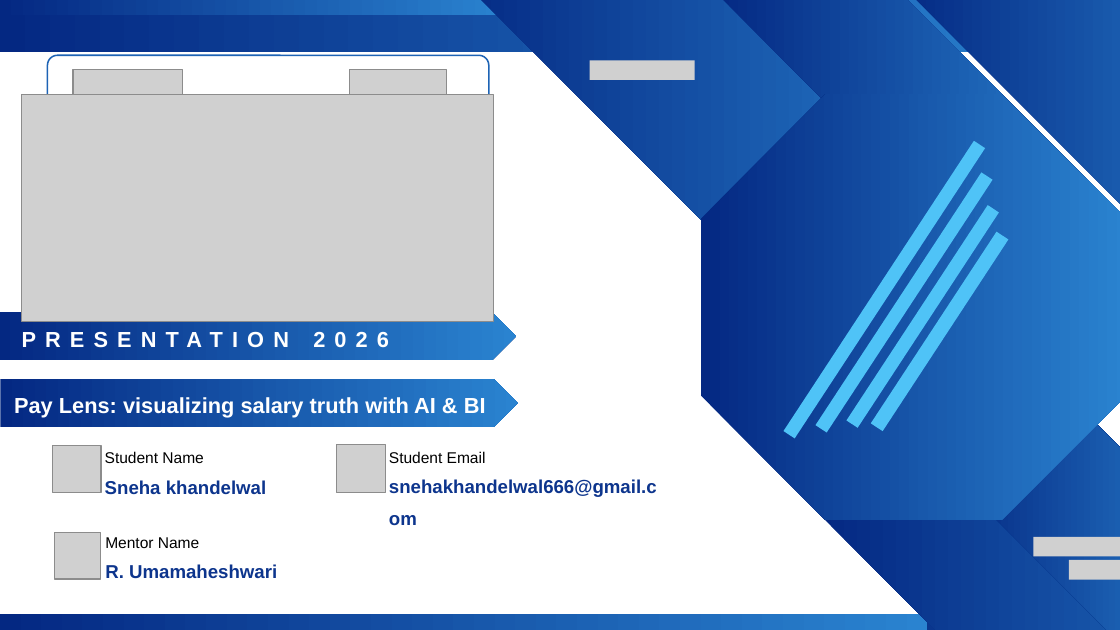
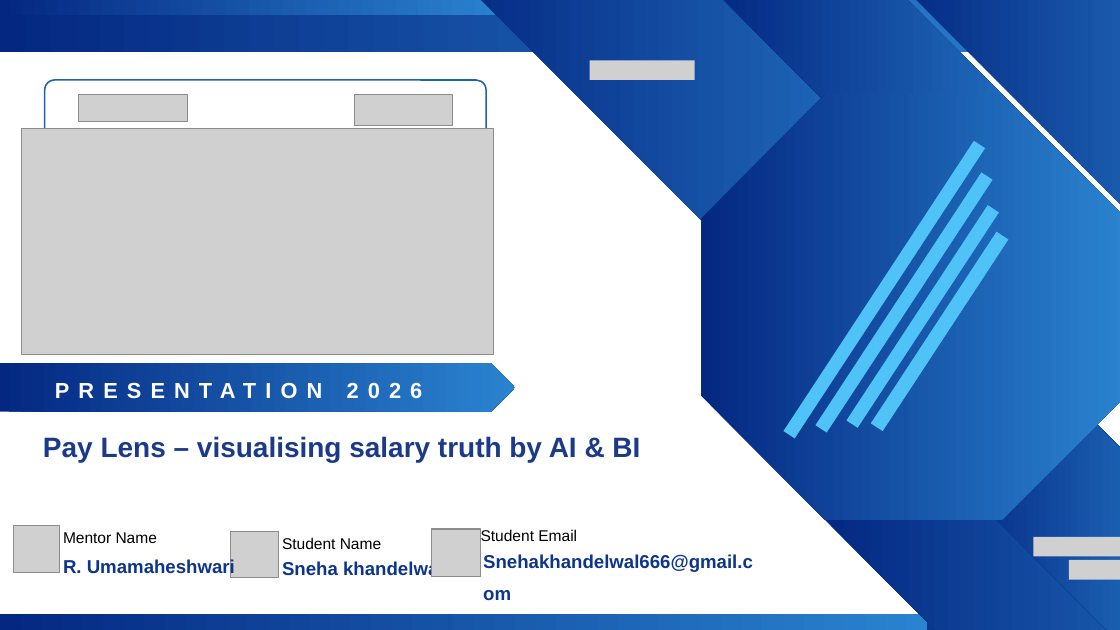
Before and after one commit to snehakhandelwal666-cmyk/sneha_project, a slide deck: slide 1 of PAY LENS - VISUALISING SALARY TRUTH WITH BI & AI.pptx. Drawn at 1120x630 pixels with LibreOffice and Linux fonts; fonts in the diff are those of the drawing; grey boxes stand for pictures; background and template pictures are left out. Boxes give left, top, right and bottom in pixels: in the first picture for what was removed or moved away, otherwise in the second. Text is boxed around its words. In the diff, an @@ line names an element or a change of style, - is before the commit and + after.

```diff
--- a/PAY LENS - VISUALISING SALARY TRUTH WITH BI & AI.pptx
+++ b/PAY LENS - VISUALISING SALARY TRUTH WITH BI & AI.pptx
@@ rounded rectangle: place and size @@
-rounded rectangle at (47, 55, 488, 114)
+rounded rectangle at (45, 80, 486, 139)
@@ picture: place and size @@
-picture at (73, 69, 183, 96)
+picture at (78, 94, 188, 121)
@@ picture: place and size @@
-picture at (349, 69, 447, 101)
+picture at (355, 94, 452, 125)
@@ picture: place and size @@
-picture at (21, 95, 494, 321)
+picture at (21, 128, 494, 354)
@@ freeform shape: place and size @@
-freeform shape at (0, 312, 516, 361)
+freeform shape at (0, 363, 515, 411)
@@ freeform shape removed at (0, 379, 517, 427) @@
@@ text "PRESENTATION 2026": place and size @@
-text "PRESENTATION 2026" at (21, 321, 488, 348)
+text "PRESENTATION 2026" at (55, 373, 522, 400)
@@ text at (43, 436, 640, 462): text changed; size 14 to 18 pt; text colour #FFFFFF to #1B3A8A @@
-Pay Lens: visualizing salary truth with AI & BI
+Pay Lens – visualising salary truth by AI & BI
@@ picture: place and size @@
-picture at (53, 446, 101, 493)
+picture at (230, 531, 278, 578)
@@ text "Student Name": place and size @@
-text "Student Name" at (105, 451, 203, 463)
+text "Student Name" at (282, 537, 381, 549)
@@ picture: place and size @@
-picture at (336, 445, 385, 493)
+picture at (431, 529, 480, 577)
@@ text "Student Email": place and size @@
-text "Student Email" at (389, 451, 486, 463)
+text "Student Email" at (481, 529, 577, 541)
@@ 2 texts, 1 picture: place and size @@
-2 texts, 1 picture at (55, 532, 277, 579)
+2 texts, 1 picture at (13, 525, 235, 578)
@@ text "Sneha khandelwal": place and size @@
-text "Sneha khandelwal" at (105, 480, 266, 495)
+text "Sneha khandelwal" at (282, 561, 443, 577)
@@ text at (483, 554, 753, 572): text changed @@
-snehakhandelwal666@gmail.com
+Snehakhandelwal666@gmail.com
```
Also in this commit, not shown: 9 other slides changed, 3 slides added, 4 slides removed.
